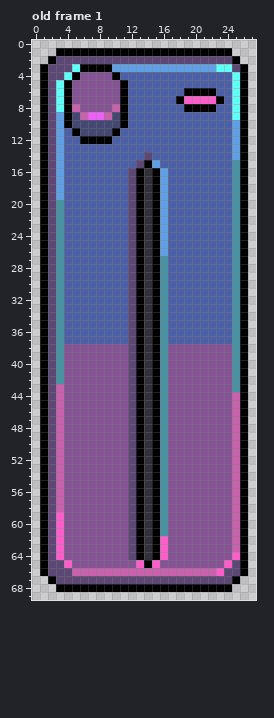
Pixel-art file: internal/gamedata/img/scan_shreder.aseprite. Above, as it was before the edit.
28x70 pixels, 1 frame. Shown: old frame 1.
New version:
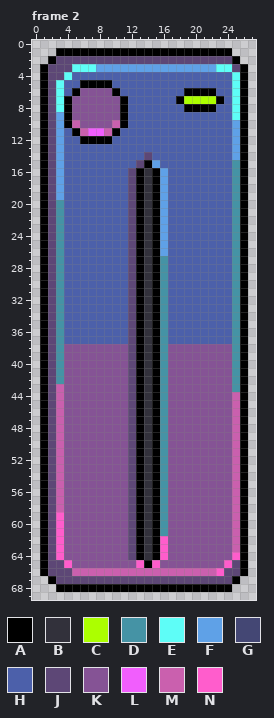
Palette (. is transparent): A #000000  B #32313b  C #acff00  D #4593a5  E #5efdf7  F #5fa1e7  G #444774  H #4c60aa  J #5d4776  K #855395  L #f15efd  M #ca60ae  N #ff5dcc
A new or re-ordered frame is compared with the old frame closest to it.
The edit:
frames 1 -> 2
layer "lineart" removed
layer "Layer 4" removed
Frame 2 is new; against old frame 1:
y 3: x 6..9 AAAA -> EEFF
y 4: x 5..10 AKKKKA -> HHHHHH
y 5: x 4..11 AKKKKKKA -> HHAAAAHH
y 6: x 4..5 AK -> HA; x 10..11 KA -> AH
y 7: x 19..22 NNNN -> CCCC
y 8: x 5 M -> K; x 10 M -> K
y 9: x 5..10 GMLLMG -> KKKKKK
y 10: x 5..10 GGGGGG -> MKKKKM
y 11: x 6..9 GGGG -> MLLM
Changed places in both pictures, as pixel boxes (x1, y1, x2, y2):
changed: (64, 64, 128, 136)
changed: (184, 96, 216, 104)
